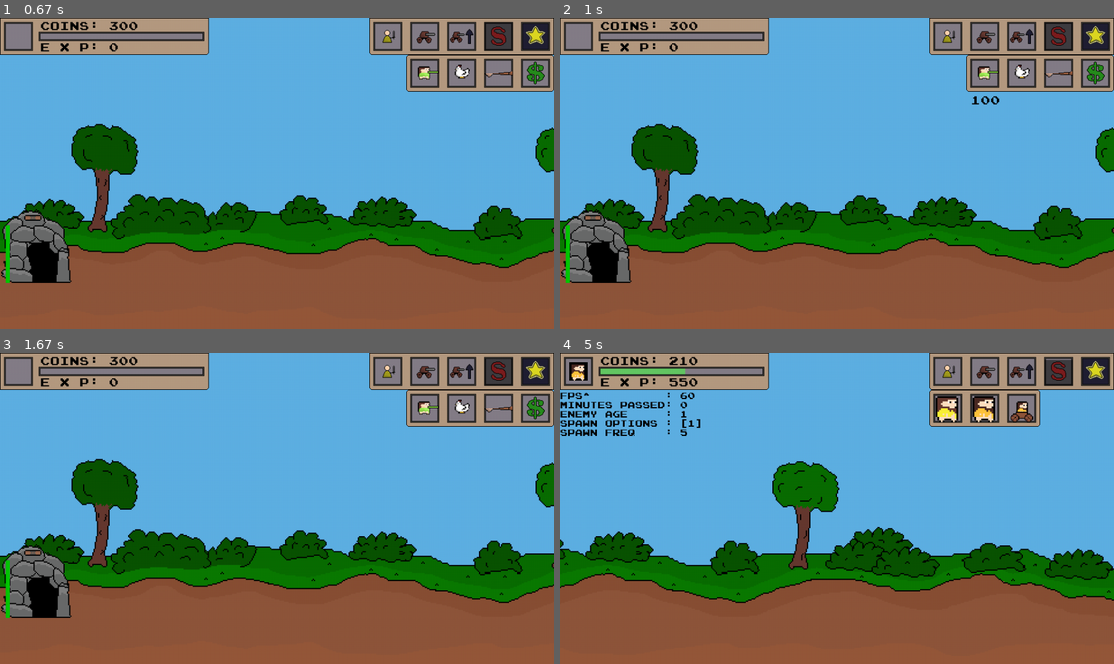
Above: before the commit, frames 1-4 (two rows, left to right).
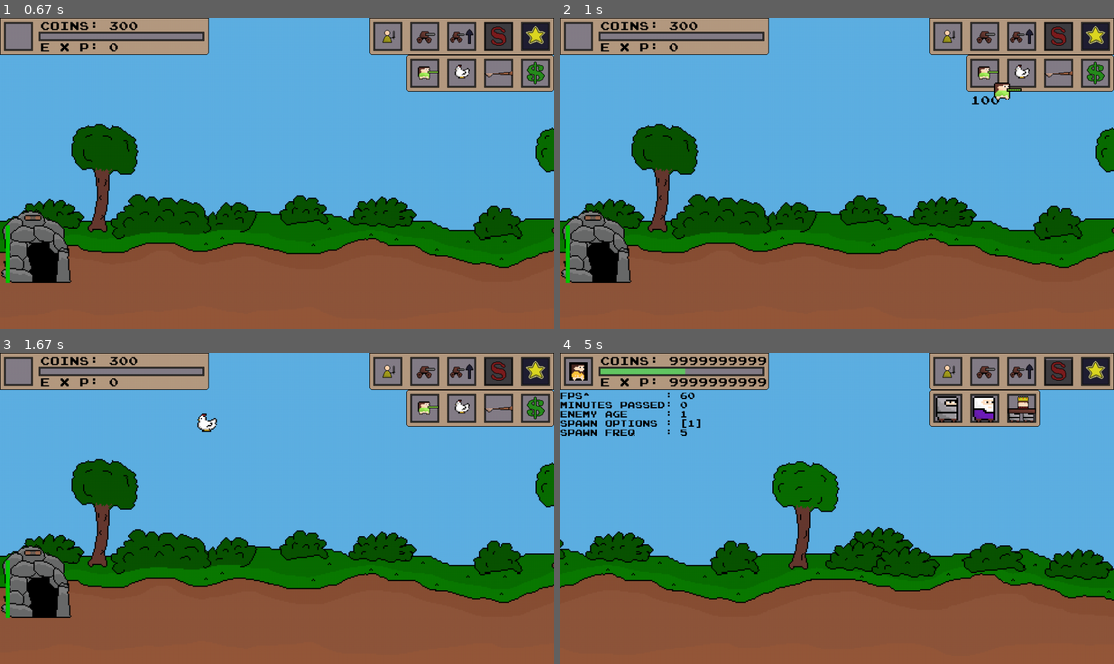
Above: after the commit, the same moments.

Repository: de-dust-enjoyer/age_of_pixel_pygame
Game: pygame game, started from main.py
Two runs of this game, one before a commit and one after it. Both use one fixed random seed, a clock stepped at 60 frames per second and the inputs below.
Inputs (mouse positions are in pixels of both pictures, inside the frame that each line leads up to):
- Up to frame 1 (0.67 s): click (426, 36) at 0.38 s
- Up to frame 2 (1 s): click (986, 73) at 0.72 s
- Up to frame 3 (1.67 s): click (537, 408) at 1.05 s; press the mouse at (459, 408) at 1.37 s; move the mouse to (326, 405) at 1.47 s; release the mouse at (188, 405) at 1.6 s
- Up to frame 4 (5 s): click (1058, 408) at 1.72 s; click (947, 371) at 2.05 s; click (986, 408) at 2.38 s; hold Right 2.67-3.13 s; press the mouse at (1019, 408) at 3.2 s; move the mouse to (909, 499) at 3.3 s; release the mouse at (792, 592) at 3.43 s; tap Tab at 3.5 s; hold Right 3.83-4.3 s; tap 2 at 3.98 s; press the mouse at (1097, 371) at 4.37 s; move the mouse to (875, 387) at 4.47 s; release the mouse at (659, 399) at 4.6 s; click (947, 371) at 4.72 s

Frame 1 is identical in both runs. In frame 2, 0.2% of the frame differs, in the area x 78-84%, y 20-27%; in frame 3, 0.2%; in frame 4, 1.2%, in the area x 19-86%, y 1-23%.

Commit message:
changed the rangeg unit targeting system, fixed a bug when selling turrets, addet a method to draw turrets on curser when in buy mode

Diff:
--- a/main.py
+++ b/main.py
@@ -460,6 +460,7 @@
 		self.update_global_time()
 		self.handle_enemy_progression()
 		self.spawn_enemys()
+		self.give_money_when_in_dev_mode()
 
 #>>>>>>>>>>>>>>>>>>>>>>>>RENDERING>LOOP>>>>>>>>>>>>>>>>>>>>>>>>>>>>>>>>>>>>>>>>>
 
@@ -830,12 +831,14 @@
 	def turret_menu(self):
 		mouse_pos = pygame.mouse.get_pos()
 		if self.turret_menu_open:
-			if self.turret_sell_button_rect.collidepoint(mouse_pos) and pygame.mouse.get_pressed()[0] == 1:
-				if not self.turret_sell_mode:
-					self.turret_sell_mode = True
-				else:
-					self.turret_sell_mode = False
-				self.clicked = True
+			if not self.clicked:
+				if self.turret_sell_button_rect.collidepoint(mouse_pos) and pygame.mouse.get_pressed()[0] == 1:
+					self.clicked = True
+					if not self.turret_sell_mode:
+						self.turret_sell_mode = True
+						self.turret_buy_mode = False
+					else:
+						self.turret_sell_mode = False
 			if self.age == 1:
 				if not self.clicked:
 					if self.turret_1_button_rect.collidepoint(mouse_pos) and pygame.mouse.get_pressed()[0] == 1:
@@ -893,6 +896,8 @@
 						self.clicked = True
 				if pygame.mouse.get_pressed()[0] == 0:
 					self.clicked = False
+
+
 
 	def place_turret_at_slot(self):
 		if self.turret_buy_mode and self.turret_id_to_buy != 0:
@@ -1202,6 +1207,28 @@
 				turret_3_ui.set_colorkey((1,0,0))
 				self.screen.blit(turret_3_ui, self.turret_3_button_rect)
 
+	def draw_turrets_to_cursor(self):
+		if self.turret_buy_mode and self.turret_id_to_buy != 0:
+			mouse_pos = pygame.mouse.get_pos()
+			if self.turret_id_to_buy == 1:
+				self.screen.blit(self.turret_1_sheet.get_image(0, (32, 32), (1,0,0), 2), mouse_pos)
+			if self.turret_id_to_buy == 2:
+				self.screen.blit(self.turret_2_sheet.get_image(0, (32, 32), (1,0,0), 2), mouse_pos)
+			if self.turret_id_to_buy == 3:
+				self.screen.blit(self.turret_3_sheet.get_image(0, (32, 64), (1,0,0), 1), mouse_pos)
+			if self.turret_id_to_buy == 4:
+				self.screen.blit(self.turret_4_sheet.get_image(0, (48, 64), (1,0,0), 1), mouse_pos)
+			if self.turret_id_to_buy == 5:
+				self.screen.blit(self.turret_5_sheet.get_image(0, (48, 64), (1,0,0), 1), mouse_pos)
+			if self.turret_id_to_buy == 6:
+				self.screen.blit(self.turret_6_sheet.get_image(0, (64, 64), (1,0,0), 1), mouse_pos)
+			if self.turret_id_to_buy == 7:
+				self.screen.blit(self.turret_7_sheet.get_image(0, (64, 64), (1,0,0), 1), mouse_pos)
+			if self.turret_id_to_buy == 8:
+				self.screen.blit(self.turret_8_sheet.get_image(0, (64, 64), (1,0,0), 1), mouse_pos)
+			if self.turret_id_to_buy == 9:
+				self.screen.blit(self.turret_9_sheet.get_image(0, (64, 64), (1,0,0), 1), mouse_pos)
+
 	def age_advancment(self):
 		if self.age == 1 and self.friendly_exp >= self.age2_treshhold:
 			self.age = 2
@@ -1220,11 +1247,14 @@
 		mouse_pos = pygame.mouse.get_pos()
 		if self.turret_sell_mode:
 			for turret in self.friendly_turrets:
-				if turret.turret_rect.collidepoint(mouse_pos) and pygame.mouse.get_pressed()[0] == 1 and not self.clicked:
+				if turret.sell_rect.collidepoint(mouse_pos) and pygame.mouse.get_pressed()[0] == 1 and not self.clicked:
 					self.clicked = True
 					self.friendly_turrets.pop(self.friendly_turrets.index(turret))
 					self.friendly_money += turret.sell_value
 					self.friendly_slots_free[turret.slot] = True
+					self.turret_sell_mode = False
+
+
 
 	def buy_unit(self, id):
 		if self.friendly_money >= unit_info.unit_cost[id]:
@@ -1297,7 +1327,7 @@
 	def draw_sellable_turrets(self):
 		if self.turret_sell_mode:
 			for turret in self.friendly_turrets:
-				self.draw_transparent_rect(turret.turret_rect.size, (255,0,0), 100, turret.turret_rect.topleft)
+				self.draw_transparent_rect(turret.sell_rect.size, (255,0,0), 100, turret.sell_rect.topleft)
 
 
 	def draw_ui(self):
@@ -1321,6 +1351,7 @@
 		self.draw_age_advancement_cost()
 		self.draw_free_turret_slots()
 		self.draw_sellable_turrets()
+		self.draw_turrets_to_cursor()
 
 	def move_camera(self):
 		# moves every object on screen (every static object needs to be moved here)
@@ -1494,7 +1525,10 @@
 				self.screen.blit(module, self.enemy_module_pos3_t3)
 
 
-
+	def give_money_when_in_dev_mode(self):
+		if self.dev_mode:
+			self.friendly_money = 9999999999
+			self.friendly_exp = 9999999999
 
 
 
@@ -1560,6 +1594,8 @@
 
 		self.turret_rect = self.frame1_surf.get_rect()
 		self.turret_rect_rotate = self.turret_rect
+		self.sell_rect = pygame.Rect(0, 0, self.turret_rect.width/2, self.turret_rect.height/2)
+		self.sell_rect.center = self.turret_rect.center
 
 		if not self.friendly:
 			self.frame1_surf = pygame.transform.flip(self.frame1_surf, True, False)
@@ -1653,6 +1689,8 @@
 				elif turret.slot == 3:
 					turret.turret_rect.center = (game.friendly_module_pos3_t3[0] + game.base_upgrade_3_rect.width / 2,
 												 game.friendly_module_pos3_t3[1] + game.base_upgrade_3_rect.height / 2)
+			turret.sell_rect.center = turret.turret_rect.center
+
 		for turret in game.enemy_turrets:
 			if game.enemy_age == 1:
 				if turret.slot == 1:
@@ -2172,7 +2210,7 @@
 		self.attack_timer = 0
 		self.attack_timer_goal = 2 * 60
 		if self.ranged:
-			self.units_in_range = []
+			self.unit_in_range = False
 			self.projectiles = []
 
 		# extracts the animation frames from spritesheet using the get_image method
@@ -2659,34 +2697,26 @@
 	def find_unit_in_range(self):
 		for unit in game.friendly_units:
 			unit.update_range_rect()
-			if unit.ranged:
-				for enemy in game.enemy_units:
-					if enemy.unit_rect.colliderect(unit.range_rect) and not enemy in unit.units_in_range:
-						unit.units_in_range.append(enemy)
-					if not enemy.unit_rect.colliderect(unit.range_rect) and enemy in unit.units_in_range:
-						try:
-							unit.units_in_range.pop(unit.units_in_range.index(enemy))
-							unit.attack_timer = 0
-						except ValueError:
-							print("ValueError in find unit in range friendly")
+			if unit.ranged and len(game.enemy_units) > 0:
+				if unit.range_rect.colliderect(game.enemy_units[0].unit_rect):
+					unit.unit_in_range = True
+				if not unit.range_rect.colliderect(game.enemy_units[0].unit_rect):
+					unit.unit_in_range = False
 
 		for enemy in game.enemy_units:
 			enemy.update_range_rect()
-			if enemy.ranged:
-				for unit in game.friendly_units:
-					if unit.unit_rect.colliderect(enemy.range_rect) and not unit in enemy.units_in_range:
-						enemy.units_in_range.append(unit)
-					if not unit.unit_rect.colliderect(enemy.range_rect) and unit in enemy.units_in_range:
-						try:
-							enemy.units_in_range.pop(enemy.units_in_range.index(enemy))
-							enemy.attack_timer = 0
-						except ValueError:
-							print("ValueError in find unit in range enemy")
+			if enemy.ranged and len(game.friendly_units) > 0:
+				if enemy.range_rect.colliderect(game.friendly_units[0].unit_rect):
+					enemy.unit_in_range = True
+				if not enemy.range_rect.colliderect(game.friendly_units[0].unit_rect):
+					enemy.unit_in_range = False
+
 
 	def attack_ranged(self):
 		for unit in game.friendly_units:
 			if unit.id == 2:
-				if len(unit.units_in_range) != 0:
+				print(unit.unit_in_range)
+				if unit.unit_in_range:
 					unit.attack_timer += 1
 					if unit.attack_timer >= round(unit.attack_timer_goal / 4):
 						unit.weapon_animation_state = 0
@@ -2701,7 +2731,7 @@
 						unit.projectiles.append(projectile)
 
 			elif unit.id == 5:
-				if len(unit.units_in_range) != 0:
+				if unit.unit_in_range:
 					unit.attack_timer += 1
 					if unit.attack_timer >= round(unit.attack_timer_goal / 2):
 						unit.weapon_animation_state = 1
@@ -2723,7 +2753,7 @@
 						unit.projectiles.append(projectile)
 
 			elif unit.id == 7:
-				if len(unit.units_in_range) != 0:
+				if unit.unit_in_range:
 					unit.weapon_rotation = 0
 					unit.weapon_animation_state = 0
 					unit.attack_timer += 1
@@ -2750,7 +2780,7 @@
 								game.particles.append(particle3)
 
 			elif unit.id == 9:
-				if len(unit.units_in_range) != 0:
+				if unit.unit_in_range:
 					unit.attack_timer += 1
 					if unit.attack_timer == unit.attack_timer_goal:
 						unit.attack_timer = 0
@@ -2766,7 +2796,7 @@
 
 		for unit in game.enemy_units:
 			if unit.id == 2:
-				if len(unit.units_in_range) != 0:
+				if unit.unit_in_range:
 					unit.attack_timer += 1
 					if unit.attack_timer >= round(unit.attack_timer_goal / 4):
 						unit.weapon_animation_state = 0
@@ -2781,7 +2811,7 @@
 						unit.projectiles.append(projectile)
 
 			elif unit.id == 5:
-				if len(unit.units_in_range) != 0:
+				if unit.unit_in_range:
 					unit.attack_timer += 1
 					if unit.attack_timer >= round(unit.attack_timer_goal / 2):
 						unit.weapon_animation_state = 1
@@ -2803,7 +2833,7 @@
 						unit.projectiles.append(projectile)
 
 			elif unit.id == 7:
-				if len(unit.units_in_range) != 0:
+				if unit.unit_in_range:
 					unit.weapon_rotation = 0
 					unit.weapon_animation_state = 0
 					unit.attack_timer += 1
@@ -2830,7 +2860,7 @@
 								game.particles.append(particle3)
 
 			elif unit.id == 9:
-				if len(unit.units_in_range) != 0:
+				if unit.unit_in_range:
 					unit.attack_timer += 1
 					if unit.attack_timer == unit.attack_timer_goal:
 						unit.attack_timer = 0
